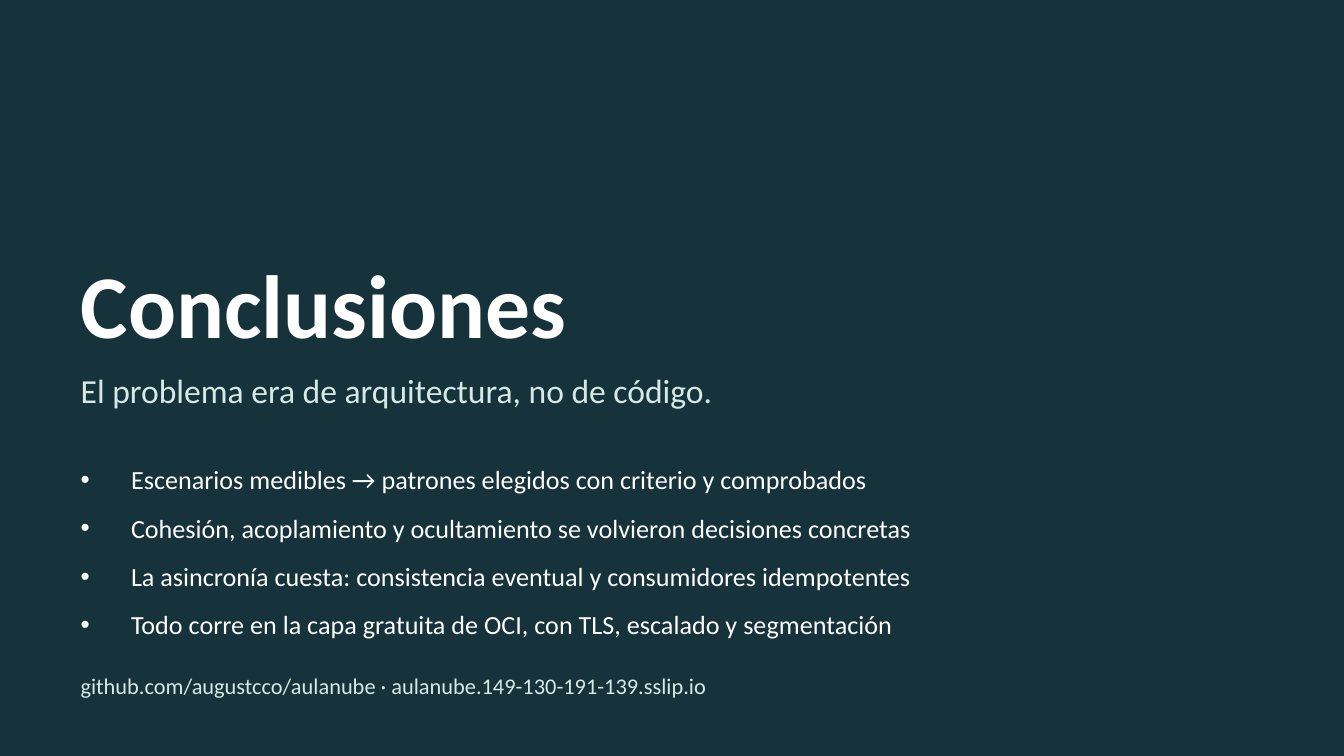
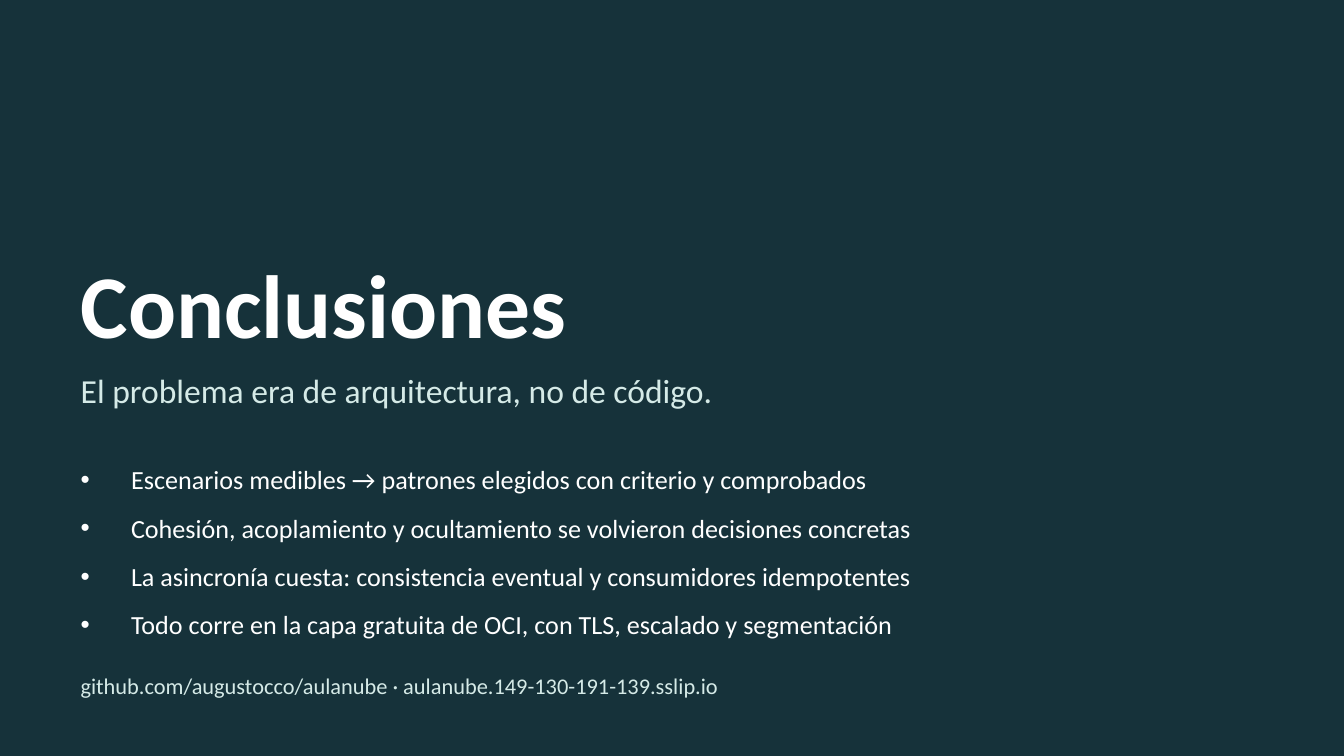
Before and after one commit to augustocco/aulanube, a slide deck: slide 12 of docs/presentacion/Presentacion-AulaNube.pptx. Drawn at 1344x756 pixels with LibreOffice and Linux fonts; fonts in the diff are those of the drawing. Boxes give left, top, right and bottom in pixels: in the first picture for what was removed or moved away, otherwise in the second. Text is boxed around its words. In the diff, an @@ line names an element or a change of style, - is before the commit and + after.

```diff
--- a/docs/presentacion/Presentacion-AulaNube.pptx
+++ b/docs/presentacion/Presentacion-AulaNube.pptx
@@ text at [81, 678, 718, 698]: text changed @@
-github.com/augustcco/aulanube · aulanube.149-130-191-139.sslip.io
+github.com/augustocco/aulanube · aulanube.149-130-191-139.sslip.io
```
Also in this commit, not shown: 3 other files.
